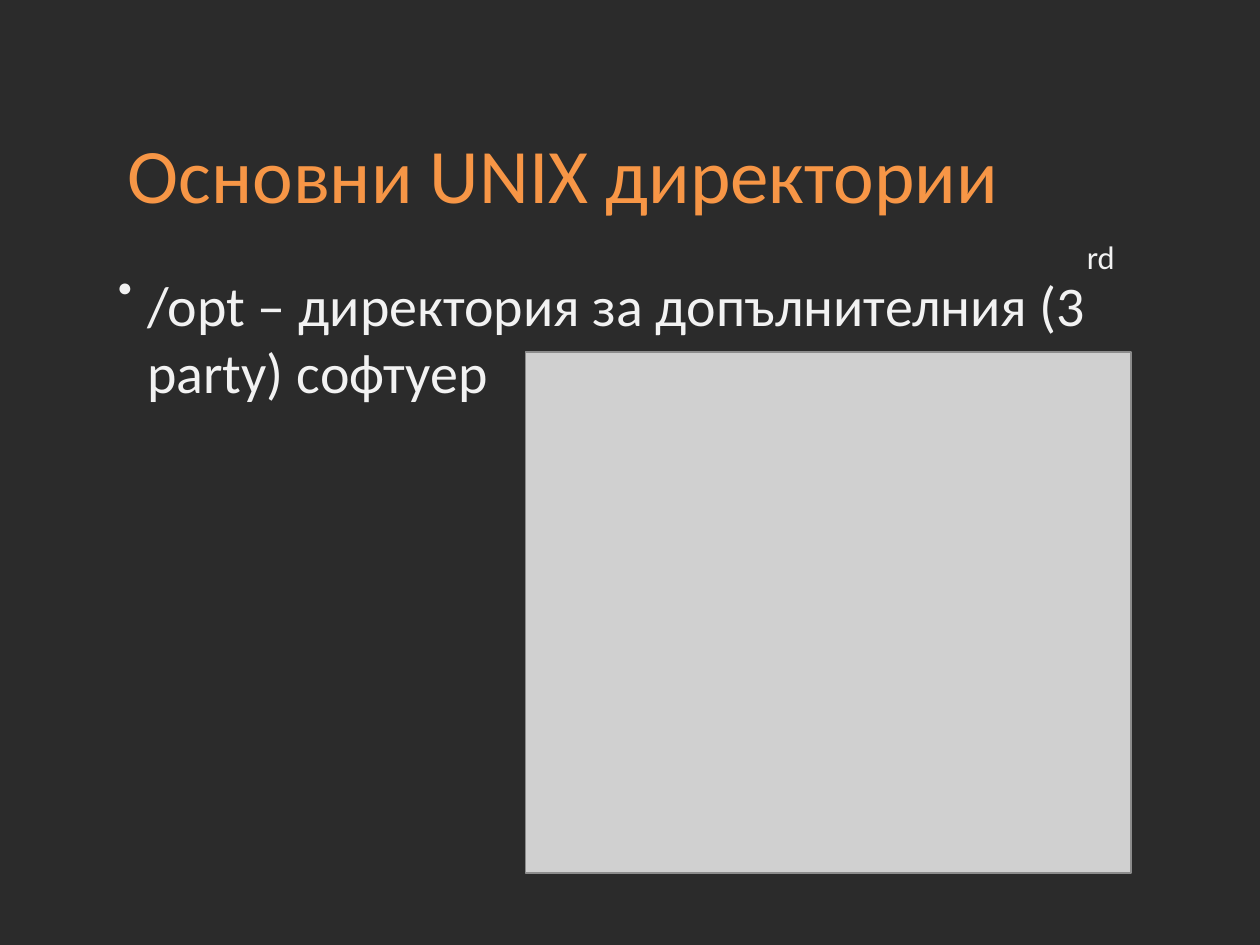
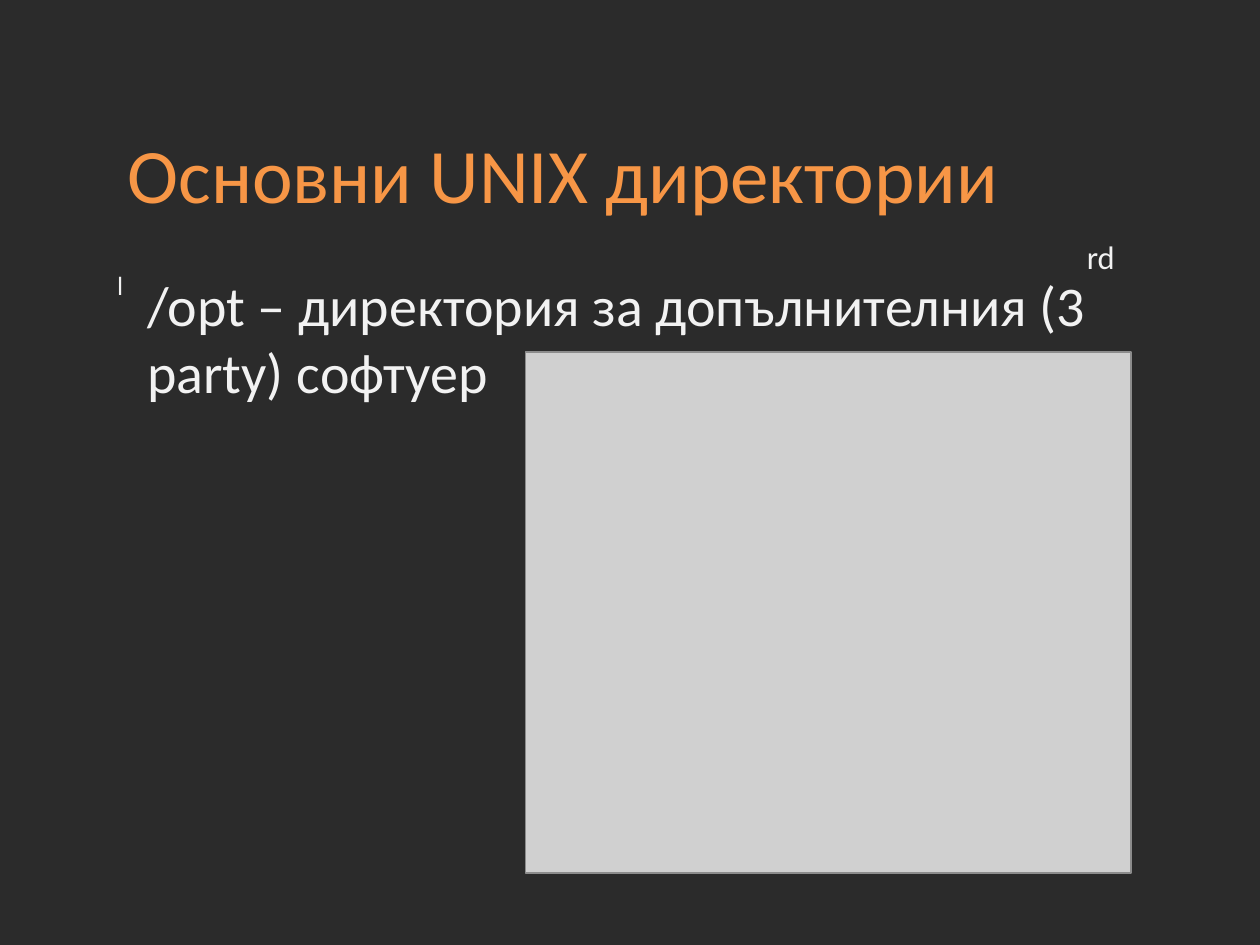
Before and after one commit to Academy-Soft-Intellect/Qality-Assurance-Course, a slide deck: slide 10 of 02-OSs-and-VMs.pptx. Drawn at 1260x945 pixels with LibreOffice and Linux fonts; fonts in the diff are those of the drawing; grey boxes stand for pictures; background and template pictures are left out; a plain dark background stands for a picture behind light text. Boxes give left, top, right and bottom in pixels: in the first picture for what was removed or moved away, otherwise in the second. Text is boxed around its words. In the diff, an @@ line names an element or a change of style, - is before the commit and + after.

```diff
--- a/02-OSs-and-VMs.pptx
+++ b/02-OSs-and-VMs.pptx
@@ text "/opt – директория за допълнителния ..." at box(147, 287, 1028, 402): bullet ● to l @@
```
Also in this commit, not shown: 5 other slides changed.
